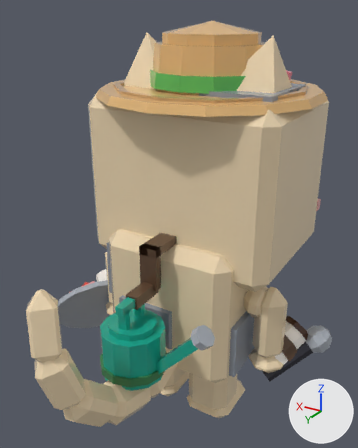
A saved change to the glTF model assets/cat-cafe/exports/CatCafe_Cat_Gardener_Work.glb.
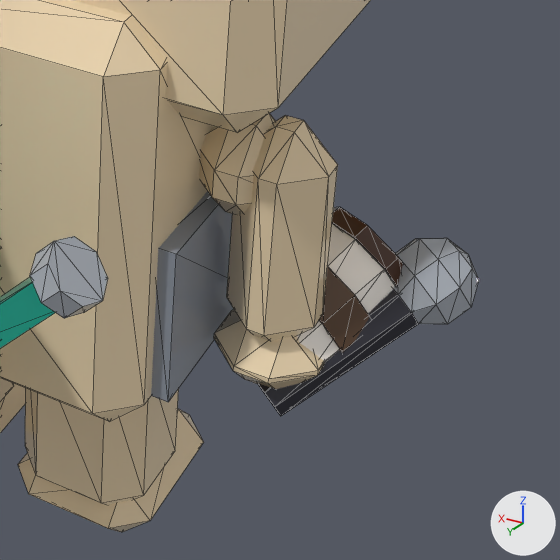
There are two pictures of each version: one whole from a 50 mm lens placed at (-1.105, 1.872, 2.017), pointed at (0.024, -0.01, 1.076), one close up on the part from 51% to 100% of the width and 56% to 95% of the height. Every picture has the same lights, and +X, +Y and +Z are marked at lower right. The last two pictures show the newer version. The close-ups show mesh edges as thin lines. Vertices at exactly the same position are counted once.

Names of what the first close-up shows: 'CatCafe_Cat_Gardener_Work_Body', 'CatCafe_Cat_Gardener_Work_Head', 'CatCafe_Cat_Gardener_Work_Held_Barista', 'CatCafe_Cat_Gardener_Work_Held_Entertainer', 'CatCafe_Cat_Gardener_Work_LegB1', 'CatCafe_Cat_Gardener_Work_LegB2', 'CatCafe_Cat_Gardener_Work_LegF2', 'CatCafe_Cat_Gardener_Work_Prop2'.
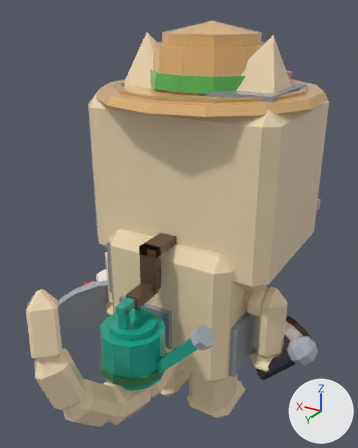
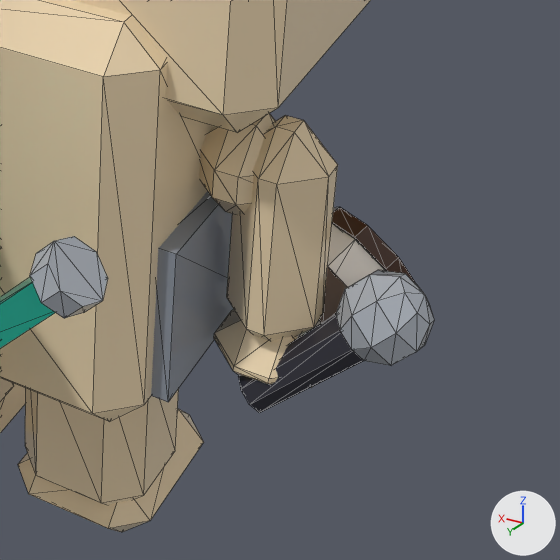
The change, as a list of edits to the scene's bpy script:
```text
Change me_catcafe_cat_gardener_work_held_entertainer:
    used by ob_catcafe_cat_gardener_work_held_entertainer; location = (-0.451, -0.067, 0.437)
    remove me_catcafe_cat_gardener_work_held_entertainer.from_pydata(...)  # 50 vertices, 92 faces; spans x -0.262..0.013, y -0.222..0.068, z -0.1..0.158
    add me_catcafe_cat_gardener_work_held_entertainer.from_pydata(...)  # 50 vertices, 92 faces; spans x -0.234..0.027, y -0.074..0.1, z -0.076..0.181
    me_catcafe_cat_gardener_work_held_entertainer part 1: the loose piece of 34 vertices spanning x -0.262..-0.126, y -0.222..-0.086, z 0.026..0.158 is multiplied about its middle by the matrix ((0.626, 0.739, 0.247), (-0.615, 0.663, -0.427), (-0.48, 0.115, 0.87)), then moved by (0.027, 0.151, 0.019)
    me_catcafe_cat_gardener_work_held_entertainer part 2: 16 of 50 vertices moved; they spanned x -0.212..0.013, y -0.169..0.068, z -0.1..0.112 and now span x -0.175..0.027, y -0.036..0.1, z -0.076..0.124; mean shift (0.025, 0.083, 0.018); largest move (-0.202, -0.142, 0.043) -> (-0.175, 0.031, 0.074)
```

What differs and where, as boxes (x1, y1, x2, y2) in the close-ups (560 x 560 px; the box of a moved part takes in the faces that stretch with it):
'CatCafe_Cat_Gardener_Work_Held_Entertainer', reshaped (11% narrower, 20% shorter)
    before: (258, 238, 479, 416)
    after: (238, 270, 434, 413)
part 1 of me_catcafe_cat_gardener_work_held_entertainer, moved or reshaped
    before: (394, 238, 479, 324)
    after: (336, 270, 434, 366)
part 2 of me_catcafe_cat_gardener_work_held_entertainer, moved or reshaped
    before: (258, 289, 418, 416)
    after: (238, 314, 364, 413)
